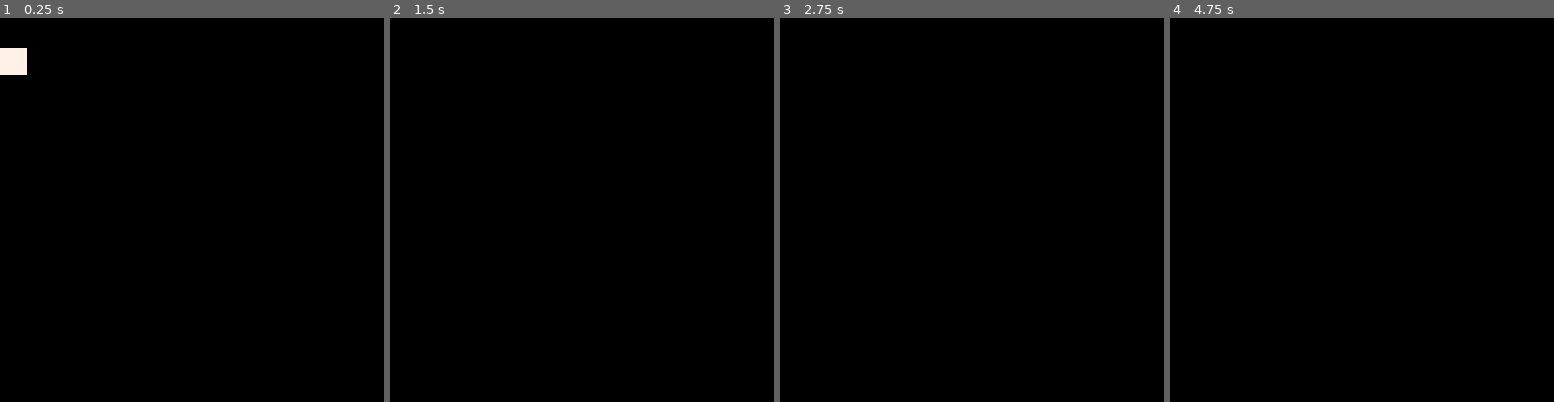
Above: before the commit, frames 1-4 (left to right).
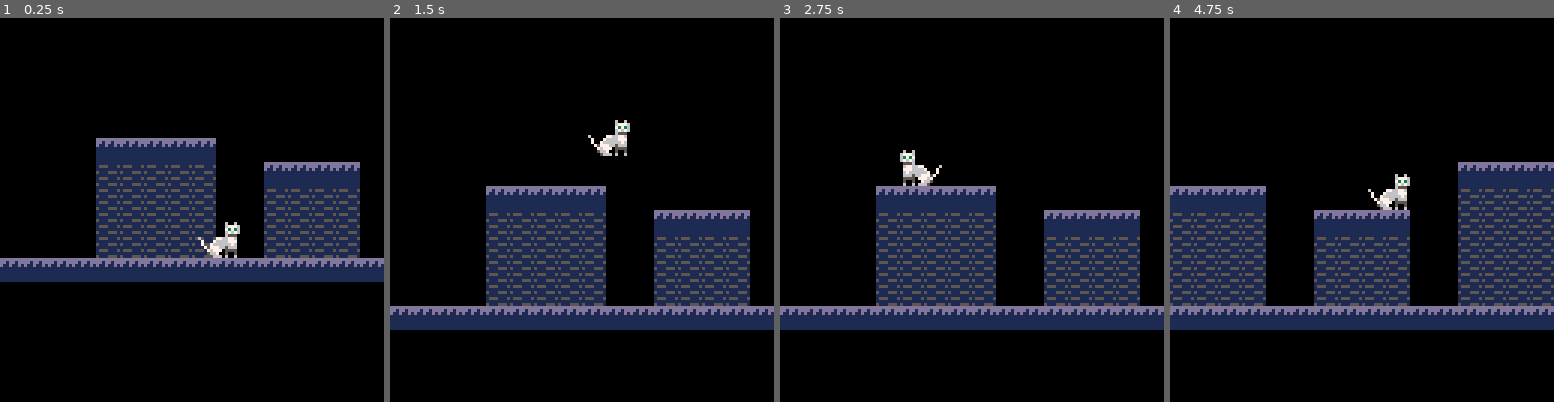
Above: after the commit, the same moments.

Repository: salvadorvanoli/MeowlineDelivery
Game: PICO-8 cartridge meowline.p8
Two runs of this game, one before a commit and one after it. Both use one fixed random seed, a clock stepped at 60 frames per second and the inputs below.
Inputs:
- Up to frame 1 (0.25 s): no input
- Up to frame 2 (1.5 s): tap O (Z key) at 0.33, 0.7, 1.43 s
- Up to frame 3 (2.75 s): hold Left 1.97-2.37 s; tap O (Z key) at 2.22 s
- Up to frame 4 (4.75 s): hold Right 2.87-3.53 s; tap O (Z key) at 3.1, 3.98 s; hold Right 4.13-4.53 s

The runs differ from the first frame. In frame 1, 23% of the frame differs, in the area x 0-100%, y 7-69%; in frame 2, 23%; in frame 3, 23%; in frame 4, 30%, in the area x 0-100%, y 37-82%.

Commit message:
Primera demo con algunas funcionalidades -Movimiento y salto -Cámara que sigue al jugador -Primeros sprites -Colisiones con sprites -Sprites adaptativos

Diff:
--- a/meowline.p8
+++ b/meowline.p8
@@ -2,14 +2,16 @@
 version 42
 __lua__
 -- variables del jugador
+-- Actualiza la posiciれはn inicial del jugador para que estれた cerca del suelo
 player = {
-    x = 0,
-    y = 0,
+    x = 64,
+    y = 80,
     dx = 0,
     dy = 0,
-    w = 8,
-    h = 8,
-    grounded = false
+    w = 16,
+    h = 16,
+    grounded = false,
+    der = true
 }
 
 -- gravedad y velocidad
@@ -20,35 +22,71 @@
 -- plataformas
 platforms = {
 --    {x = 0, y = 96, w = 1020, h = 8}, -- plataforma larga
---    {x = 64, y = 64, w = 8, h = 8}    -- bloque en x=64, y=64
 }
 
--- funciれはn para dibujar
+-- Indice del sprite solido (suelo)
+solid_sprite = 2
+
+-- funcion para verificar colision con el mapa
+-- Mejora la funciれはn de verificaciれはn de colisiones
+function check_map_collision(x, y, w, h)
+    -- Asegれむrate de que los valores sean nれむmeros
+    x = flr(x)
+    y = flr(y)
+
+    -- Calcula los rangos de celdas a verificar
+    local start_cx = flr(x / 8)
+    local end_cx = flr((x + w - 1) / 8)
+    local start_cy = flr(y / 8)
+    local end_cy = flr((y + h - 1) / 8)
+
+    -- Iterar sobre las celdas del mapa
+    for cx = start_cx, end_cx do
+        for cy = start_cy, end_cy do
+            -- Debug: imprime informaciれはn sobre las celdas que compruebas
+            -- print("Checking cell: "..cx..","..cy.." = "..mget(cx,cy))
+            if mget(cx, cy) == solid_sprite then
+                return true, cy * 8
+            end
+        end
+    end
+
+    return false
+end
+
+-- funcion para dibujar
 function _draw()
     cls()
 
+    -- dibujar el mapa
     map(0, 0, 0, 0, 128, 128)
-    -- centrar la cれくmara en el jugador
+
+    -- centrar la camara en el jugador
     local cam_x = mid(0, player.x - 64, 1024 - 128) -- ajustar lれとmites del mapa
     local cam_y = mid(0, player.y - 64, 256 - 128)
     camera(cam_x, cam_y)
 
-    -- dibujar jugador
-    rectfill(player.x, player.y, player.x + player.w, player.y + player.h, 7)
+    -- dibujar jugador (sprite del gato)
+    spr(0, player.x, player.y, 2, 2, player.der) -- usa el sprite 0, tamaれねo 2x2
 
     -- dibujar plataformas
     for p in all(platforms) do
         rectfill(p.x, p.y, p.x + p.w, p.y + p.h, 6)
     end
+
+    -- Dibuja el area de colisiれはn
+    -- rect(player.x, player.y + player.h, player.x + player.w, player.y + player.h + 1, 8)
 end
 
--- funciれはn para actualizar
+-- funcion para actualizar
 function _update()
     -- movimiento horizontal
     if btn(0) then -- izquierda
         player.dx = -move_speed
+        player.der = false
     elseif btn(1) then -- derecha
         player.dx = move_speed
+        player.der = true
     else
         player.dx = 0
     end
@@ -62,32 +100,52 @@
     -- aplicar gravedad
     player.dy += gravity
 
-    -- actualizar posiciれはn
+    -- actualizar posicion
     player.x += player.dx
     player.y += player.dy
 
-    -- colisiれはn con plataformas
+    -- verificar colision con el suelo
     player.grounded = false
-    for p in all(platforms) do
-        if player.x + player.w > p.x and player.x < p.x + p.w and
-           player.y + player.h > p.y and player.y + player.h <= p.y + p.h then
-            player.y = p.y - player.h
-            player.dy = 0
-            player.grounded = true
-        end
+    local collided, ground_y = check_map_collision(player.x, player.y + player.h, player.w, 1)
+    if collided and player.dy >= 0 then
+        player.y = ground_y - player.h -- ajusta la posicion del jugador
+        player.dy = 0
+        player.grounded = true
     end
 
-    -- evitar salir de los lれとmites del mapa
+    -- evitar salir de los limites del mapa
     if player.x < 0 then player.x = 0 end
     if player.x + player.w > 1024 then player.x = 1024 - player.w end
-    if player.y > 2000 then player.y = 256 end
+    if player.y > 256 then player.y = 256 end
 end
 __gfx__
-00000000333333330000000000000000000000000000000000000000000000000000000000000000000000000000000000000000000000000000000000000000
-00000000333333330000000000000000000000000000000000000000000000000000000000000000000000000000000000000000000000000000000000000000
-00700700333333330000000000000000000000000000000000000000000000000000000000000000000000000000000000000000000000000000000000000000
-00077000555333330000000000000000000000000000000000000000000000000000000000000000000000000000000000000000000000000000000000000000
-00077000555555550000000000000000000000000000000000000000000000000000000000000000000000000000000000000000000000000000000000000000
-00700700555555550000000000000000000000000000000000000000000000000000000000000000000000000000000000000000000000000000000000000000
-00000000555555550000000000000000000000000000000000000000000000000000000000000000000000000000000000000000000000000000000000000000
-00000000555555550000000000000000000000000000000000000000000000000000000000000000000000000000000000000000000000000000000000000000
+0000000000000000dddddddd11111111000000000000000000000000000000000000000000000000000000000000000000000000000000000000000000000000
+0000000000000000dd1dd1dd15551115000000000000000000000000000000000000000000000000000000000000000000000000000000000000000000000000
+0000000000000000d11d11d111111111000000000000000000000000000000000000000000000000000000000000000000000000000000000000000000000000
+00000000000000001111111151115551000000000000000000000000000000000000000000000000000000000000000000000000000000000000000000000000
+06006000000000001111111111111111000000000000000000000000000000000000000000000000000000000000000000000000000000000000000000000000
+67776000000000001111111115551115000000000000000000000000000000000000000000000000000000000000000000000000000000000000000000000000
+63737000000000001111111111111111000000000000000000000000000000000000000000000000000000000000000000000000000000000000000000000000
+67676000000000001111111151115551000000000000000000000000000000000000000000000000000000000000000000000000000000000000000000000000
+05556000000000000000000000000000000000000000000000000000000000000000000000000000000000000000000000000000000000000000000000000000
+06776677000006000000000000000000000000000000000000000000000000000000000000000000000000000000000000000000000000000000000000000000
+07776666700070000000000000000000000000000000000000000000000000000000000000000000000000000000000000000000000000000000000000000000
+06766666670070000000000000000000000000000000000000000000000000000000000000000000000000000000000000000000000000000000000000000000
+06665667775700000000000000000000000000000000000000000000000000000000000000000000000000000000000000000000000000000000000000000000
+05555077767000000000000000000000000000000000000000000000000000000000000000000000000000000000000000000000000000000000000000000000
+05005007665000000000000000000000000000000000000000000000000000000000000000000000000000000000000000000000000000000000000000000000
+06006066650000000000000000000000000000000000000000000000000000000000000000000000000000000000000000000000000000000000000000000000
+__map__
+0000000000000000000000000000000000000000000000000000000000000000000000000000000000000000000000000000000000000000000000000000000000000000000000000000000000000000000000000000000000000000000000000000000000000000000000000000000000000000000000000000000000000000
+0000000000000000000000000000000000000000000000000000000000000000000000000000000000000000000000000000000000000000000000000000000000000000000000000000000000000000000000000000000000000000000000000000000000000000000000000000000000000000000000000000000000000000
+0000000000000000000000000000000000000000000000000000000000000000000000000000000000000000000000000000000000000000000000000000000000000000000000000000000000000000000000000000000000000000000000000000000000000000000000000000000000000000000000000000000000000000
+0000000000000000000000000000000000000000000000000000000000000000000000000000000000000000000000000000000000000000000000000000000000000000000000000000000000000000000000000000000000000000000000000000000000000000000000000000000000000000000000000000000000000000
+0000000000000000000000000000000000000000000000000000000000000000000000000000000000000000000000000000000000000000000000000000000000000000000000000000000000000000000000000000000000000000000000000000000000000000000000000000000000000000000000000000000000000000
+0000000000000000000000000000000000000000000000000000000000000000000000000000000000000000000000000000000000000000000000000000000000000000000000000000000000000000000000000000000000000000000000000000000000000000000000000000000000000000000000000000000000000000
+0000000000000000000000000000000000020202020200000000000000000000000000000000000000000000000000000000000000000000000000000000000000000000000000000000000000000000000000000000000000000000000000000000000000000000000000000000000000000000000000000000000000000000
+0000000002020202020000000000000000030303030300000000000000000000000000000000000000000000000000000000000000000000000000000000000000000000000000000000000000000000000000000000000000000000000000000000000000000000000000000000000000000000000000000000000000000000
+0000000003030303030000020202020000030303030300000000000000000000000000000000000000000000000000000000000000000000000000000000000000000000000000000000000000000000000000000000000000000000000000000000000000000000000000000000000000000000000000000000000000000000
+0000000003030303030000030303030000030303030300000000000000000000000000000000000000000000000000000000000000000000000000000000000000000000000000000000000000000000000000000000000000000000000000000000000000000000000000000000000000000000000000000000000000000000
+0000000003030303030000030303030000030303030300000000000000000000000000000000000000000000000000000000000000000000000000000000000000000000000000000000000000000000000000000000000000000000000000000000000000000000000000000000000000000000000000000000000000000000
+0000000003030303030000030303030000030303030300000000000000000000000000000000000000000000000000000000000000000000000000000000000000000000000000000000000000000000000000000000000000000000000000000000000000000000000000000000000000000000000000000000000000000000
+0202020202020202020202020202020202020202020200000000000000000000000000000000000000000000000000000000000000000000000000000000000000000000000000000000000000000000000000000000000000000000000000000000000000000000000000000000000000000000000000000000000000000000
